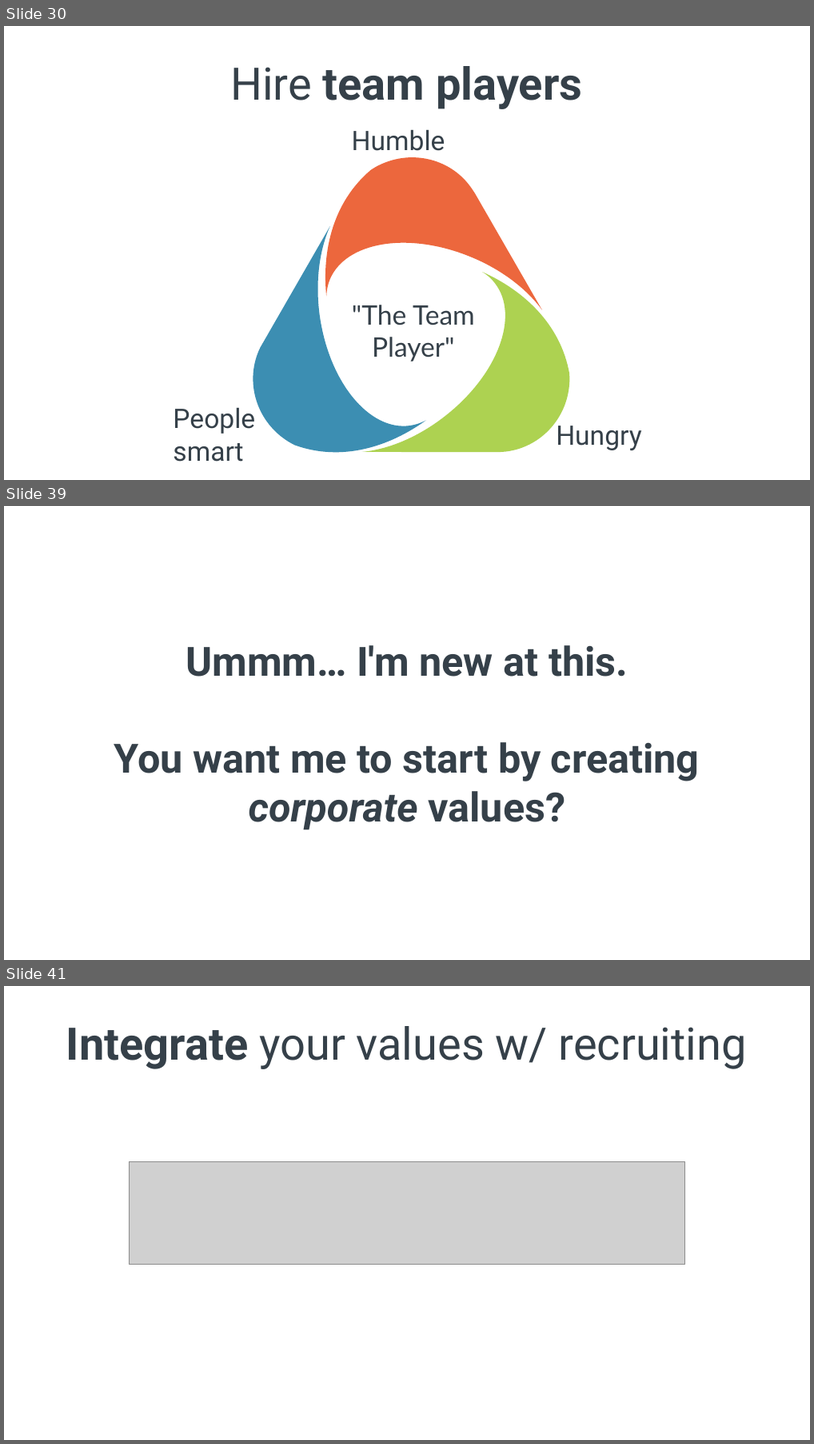
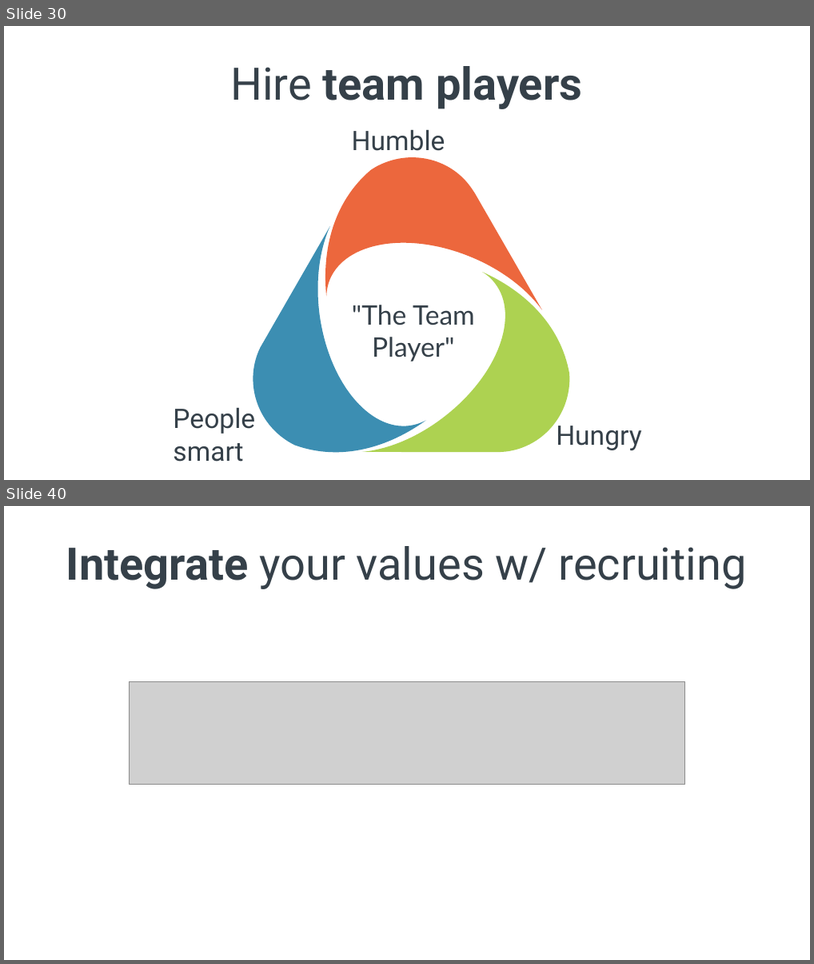
Before and after one commit to spetryjohnson/Talk---Hiring--Firing--and-Inspiring, a slide deck: Hiring, Firing, and Inspiring.pptx. Shown one above the other, each under a label of ours: slides 30, 39 and 41 before the commit, slides 30 and 40 after it; the slides between them are not shown. The pictures are 814x1444 and 814x964 pixels, drawn with LibreOffice and Linux fonts; fonts in the diff are those of the drawing; grey boxes stand for pictures. Boxes give left, top, right and bottom in pixels: in the first picture for what was removed or moved away, otherwise in the second. Text is boxed around its words. In the diff, an @@ line names an element or a change of style, - is before the commit and + after.

```diff
--- a/Hiring, Firing, and Inspiring.pptx
+++ b/Hiring, Firing, and Inspiring.pptx
@@ slide 39 removed at bbox=[4, 506, 810, 960], background #FFFFFF @@
@@ title removed at bbox=[114, 645, 700, 830] @@
-Ummm… I'm new at this.
-You want me to start by creating corporate values?
@@ what was slide 41 is now slide 40 @@
```
Also in this commit, not shown: 6 slides changed, 2 slides added, 9 other slides removed, 1 other file.
